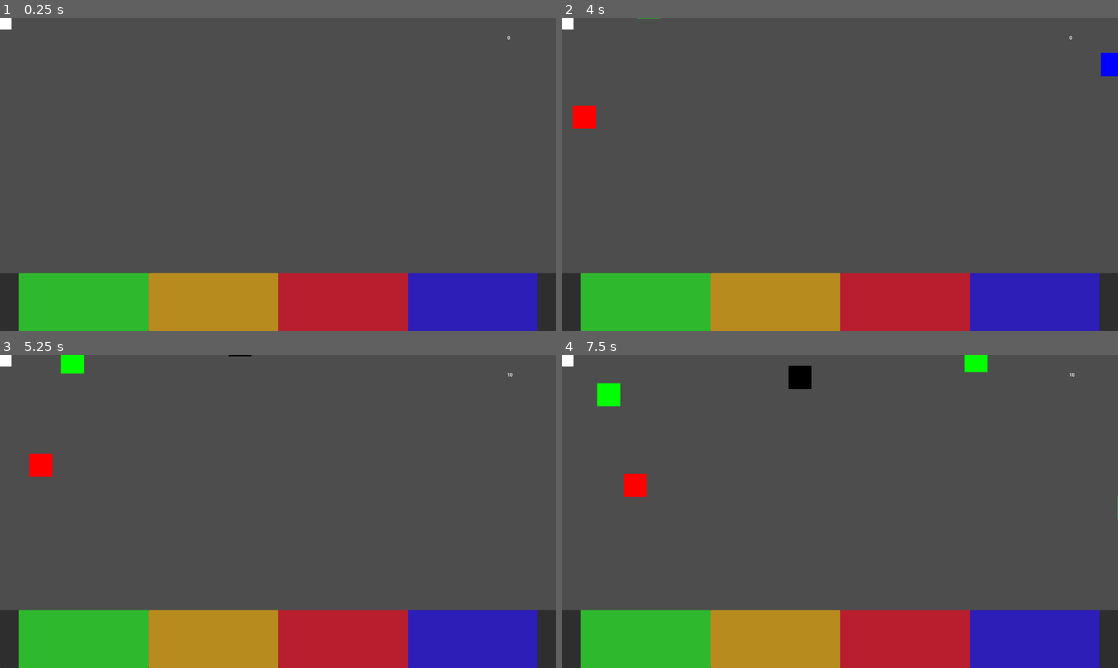
Above: before the commit, frames 1-4 (two rows, left to right).
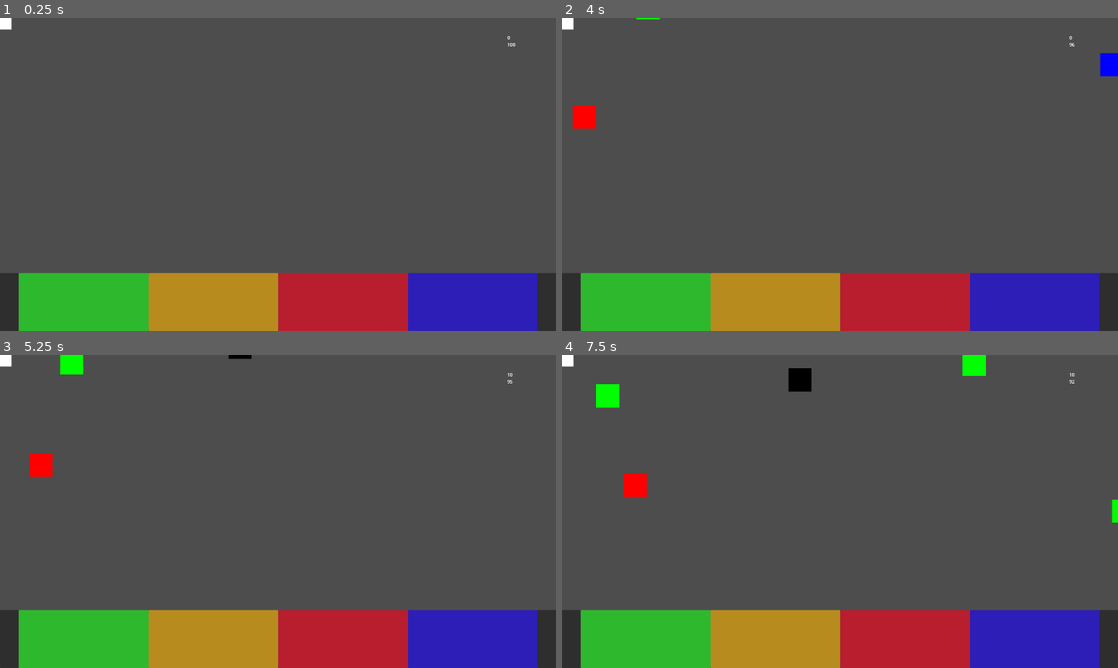
Above: after the commit, the same moments.

Repository: vitorjusto/Robot-Hospital-Rush
Game: Godot game, scene res://Scenes/Main.tscn
The game is run twice, just before and just after one commit, with the same random seed, the same clock (stepped at 60 frames per second) and the same inputs.
Inputs:
- Up to frame 1 (0.25 s): no input
- Up to frame 2 (4 s): tap Enter at 0.5, 2 s; hold Right (Right) 0.53-2.03 s; tap Space (Shoot) at 0.6, 1.25, 1.35, 2.1, 2.85, 3.5, 3.6 s; hold Left (Left) 2.03-2.78 s; hold Right (Right) from 2.78 s (still down)
- Up to frame 3 (5.25 s): release Right (Right) at 4.28 s; hold Left (Left) 4.28-5.03 s; tap Space (Shoot) at 4.35, 5.1 s; hold Right (Right) from 5.03 s (still down)
- Up to frame 4 (7.5 s): release Right (Right) at 5.78 s; hold Left (Left) 5.78-7.28 s; tap Space (Shoot) at 5.85, 6.6, 7.35 s; hold Right (Right) from 7.28 s (still down)

The runs differ from the first frame. In frame 1, less than 0.1% of the frame differs, in the area x 91-93%, y 8-10%; in frame 2, less than 0.1%; in frame 3, less than 0.1%; in frame 4, 0.4%, in the area x 6-100%, y 0-54%.

Commit message:
create power ups

Diff:
--- a/Scenes/Main.tscn
+++ b/Scenes/Main.tscn
@@ -1,9 +1,10 @@
-[gd_scene load_steps=13 format=3 uid="uid://c4tytguh4igeq"]
+[gd_scene load_steps=14 format=3 uid="uid://c4tytguh4igeq"]
 
 [ext_resource type="PackedScene" uid="uid://ciwkb2k38w8cb" path="res://Scenes/Player/Player.tscn" id="1_r150o"]
 [ext_resource type="PackedScene" uid="uid://bh2budpka75hd" path="res://Scenes/Manager/FixersManager.tscn" id="2_idj7w"]
 [ext_resource type="PackedScene" uid="uid://bk3yft8xok8y4" path="res://Scenes/Manager/RobotManager.tscn" id="3_kln2b"]
 [ext_resource type="Script" uid="uid://bq22mwjych3ky" path="res://Script/Manager/hud.gd" id="4_rgh2o"]
+[ext_resource type="PackedScene" uid="uid://csb3i8pceet1u" path="res://Scenes/powerUp/powerUp.tscn" id="5_pbw6q"]
 
 [sub_resource type="StyleBoxFlat" id="StyleBoxFlat_idj7w"]
 content_margin_left = 0.0
@@ -235,3 +236,15 @@
 offset_right = 1844.0
 offset_bottom = 79.0
 text = "0"
+
+[node name="lblTimer" type="Label" parent="hud"]
+offset_left = 1752.0
+offset_top = 80.0
+offset_right = 1844.0
+offset_bottom = 103.0
+text = "100"
+
+[node name="PowerUp" parent="." node_paths=PackedStringArray("leftAnchor", "rightAnchor") instance=ExtResource("5_pbw6q")]
+position = Vector2(-160, 840)
+leftAnchor = NodePath("../RobotManager/Node2D6")
+rightAnchor = NodePath("../RobotManager/Node2D12")
--- /dev/null
+++ b/Scenes/powerUp/powerUp.tscn
@@ -0,0 +1,18 @@
+[gd_scene load_steps=3 format=3 uid="uid://csb3i8pceet1u"]
+
+[ext_resource type="Script" uid="uid://c11n4kpw8p72b" path="res://Script/powerUp/powerUp.gd" id="1_urwwq"]
+
+[sub_resource type="CircleShape2D" id="CircleShape2D_sax64"]
+radius = 24.0
+
+[node name="PowerUp" type="Area2D"]
+collision_layer = 0
+collision_mask = 2
+script = ExtResource("1_urwwq")
+
+[node name="CollisionShape2D" type="CollisionShape2D" parent="."]
+shape = SubResource("CircleShape2D_sax64")
+debug_color = Color(1, 0, 0, 0.41960785)
+
+[connection signal="area_entered" from="." to="." method="_on_area_entered"]
+[connection signal="body_entered" from="." to="." method="_on_body_entered"]
--- a/Script/Fixers/shootProjectile.gd
+++ b/Script/Fixers/shootProjectile.gd
@@ -4,6 +4,8 @@
 var active = false
 var speed = 2200
 var score = 0
+var scoreModifier = 1
+
 var fixersHolding : Array[fixer]
 @onready var col : CollisionShape2D = get_node("CollisionShape2D")
 @onready var hud : Hud = get_tree().root.get_node("/root/Main/hud")
@@ -94,6 +96,7 @@
 	visible = value
 	col.disabled = not value
 	score = 0
+	scoreModifier = 1
 
 func onScreenExited() -> void:
 	for f in fixersHolding:
@@ -106,5 +109,5 @@
 func onRobotDetected(body: Node2D) -> void:
 	var robot : Robot = body
 	robot.defeat()
-	score += 10
+	score += 10 * scoreModifier
 	hud.add_score(score)
--- a/Script/Manager/fixersManager.gd
+++ b/Script/Manager/fixersManager.gd
@@ -4,9 +4,15 @@
 @onready var projFixer : Array[ShootProjectile]
 @onready var projFixerScene : PackedScene = load("res://Scenes/Fixers/ShootProjectile.tscn")
 
+var scoreFrenzyTimer = 0
+
 func _ready() -> void:
 	for i in range(0, 10):
 		addProj()
+
+func _process(delta : float):
+	if scoreFrenzyTimer > 0:
+		scoreFrenzyTimer -= delta
 
 func addProj() -> ShootProjectile:
 	var instance : ShootProjectile = projFixerScene.instantiate()
@@ -24,4 +30,7 @@
 	instance.setActive(true)
 	instance.position = pos
 
+	if scoreFrenzyTimer > 0:
+		instance.scoreModifier = 2
+
 	return instance
--- a/Script/Manager/hud.gd
+++ b/Script/Manager/hud.gd
@@ -2,11 +2,20 @@
 class_name Hud
 
 var score = 0
+var timer = 100
+var timerSpeedModifier = 1
+
 @onready var lblScore : Label = get_node("lblScore")
+@onready var lblTimer: Label = get_node("lblTimer")
 
 func _process(delta: float) -> void:
-	pass
+	timer -= delta * timerSpeedModifier
+	timerSpeedModifier += delta * 0.02
+	lblTimer.text = "%d" %  ceil(timer)
 
 func add_score(s: int):
 	score += s
-	lblScore.text = "%d" % score
+	lblScore.text = "%d" %score
+
+func add_timer(t: int):
+	timer += t
--- a/Script/Manager/robotManager.gd
+++ b/Script/Manager/robotManager.gd
@@ -8,14 +8,14 @@
 @export var topAnchor : Array[Node2D]
 
 var timer = 70
-
+var timerModifier = 1
 func _ready() -> void:
-	for i in range(0, 50):
+	for i in range(0, 200):
 		addNewRobot()
 
 func _process(delta: float) -> void:
-	timer -= delta * 60
-
+	timer -= delta * 60 * timerModifier
+	timerModifier += delta * 0.02
 	if timer <= 0:
 		addRobot()
 		timer = 70
@@ -32,7 +32,7 @@
 	var instance = inactive[0] if inactive.size() > 0 else null
 
 	if instance == null:
-		instance = addNewRobot()
+		return
 
 	instance.setActive(true)
 	instance.changeType()
--- /dev/null
+++ b/Script/powerUp/powerUp.gd
@@ -0,0 +1,63 @@
+extends Area2D
+
+enum EPOWERUPTYPE{ TimerUp, ScoreMult, ScoreFrenzy}
+enum ESTATE{ Idle, Running}
+@export var Type : EPOWERUPTYPE
+@onready var hud : Hud = get_tree().root.get_node("/root/Main/hud")
+@onready var manager : fixersManager = get_tree().root.get_node("/root/Main/FixersManager")
+
+var state : ESTATE = ESTATE.Idle
+var timer = 5
+var startOnLeft = true
+var speed = 400
+@onready var col : CollisionShape2D = get_node("CollisionShape2D")
+
+@export var leftAnchor: Node2D
+@export var rightAnchor: Node2D
+
+func _process(delta: float) -> void:
+	if state == ESTATE.Idle:
+		timer -= delta
+		if timer <= 0:
+			set_running_state()
+	else:
+		position.x += speed * delta
+		if position.x < leftAnchor.position.x or position.x > rightAnchor.position.x:
+			set_idle_state()
+
+
+func set_running_state():
+	col.set_deferred("disabled", false)
+	state = ESTATE.Running
+	if startOnLeft:
+		position = leftAnchor.position
+		speed = 400
+	else:
+		position = rightAnchor.position
+		speed = -400
+
+	var rng = randi_range(0, 2)
+
+	if rng == 0:
+		Type = EPOWERUPTYPE.TimerUp
+	elif rng == 1:
+		Type = EPOWERUPTYPE.ScoreMult
+	elif rng == 2:
+		Type = EPOWERUPTYPE.ScoreFrenzy
+
+
+func set_idle_state():
+	state = ESTATE.Idle
+	timer = 5
+	startOnLeft = not startOnLeft
+	col.set_deferred("disabled", true)
+
+func _on_area_entered(area: Area2D) -> void:
+	if Type == EPOWERUPTYPE.TimerUp:
+		hud.add_timer(20)
+	if Type == EPOWERUPTYPE.ScoreMult:
+		var proj : ShootProjectile = area
+		proj.scoreModifier = 5
+	if Type == EPOWERUPTYPE.ScoreFrenzy:
+		manager.scoreFrenzyTimer = 10
+	set_idle_state()
Not shown, added: Script/powerUp/powerUp.gd.uid
